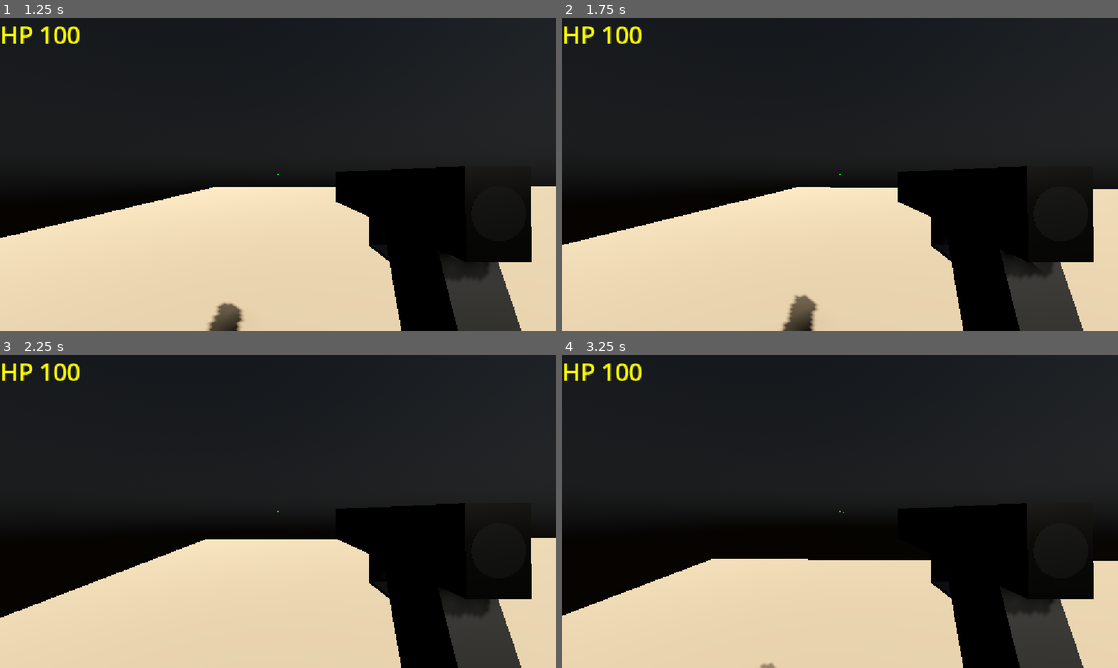
Above: before the commit, frames 1-4 (two rows, left to right).
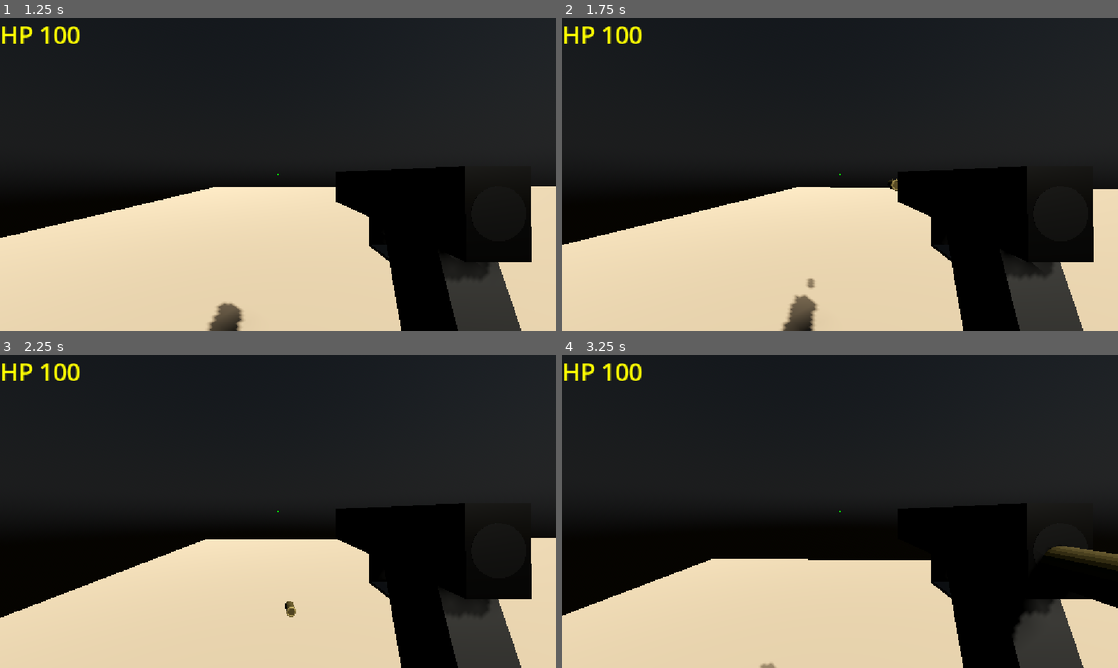
Above: after the commit, the same moments.

Repository: GazizVR/special-shot
Game: Godot game, scene res://scenes/Game.tscn
The game is run twice, just before and just after one commit, with the same random seed, the same clock (stepped at 60 frames per second) and the same inputs. This scene is started directly instead of the project's main scene.
Inputs (mouse positions are in pixels of both pictures, inside the frame that each line leads up to):
- Up to frame 1 (1.25 s): move the mouse to (305, 174) at 0.52 s; hold W (walk_forward) from 0.53 s (still down); tap Ctrl (crouch) at 0.6 s
- Up to frame 2 (1.75 s): keep holding W (walk_forward); move the mouse to (812, 174) at 1.27 s; click (812, 174) at 1.35 s
- Up to frame 3 (2.25 s): keep holding W (walk_forward); move the mouse to (289, 505) at 2.02 s; tap Ctrl (crouch) at 2.1 s
- Up to frame 4 (3.25 s): keep holding W (walk_forward); move the mouse to (834, 517) at 2.77 s; click (834, 517) at 2.85 s

Frame 1 is identical in both runs. In frame 2, less than 0.1% of the frame differs, in the area x 43-61%, y 51-87%; in frame 3, less than 0.1%; in frame 4, 1.3%, in the area x 50-100%, y 50-92%.

Commit message:
feat(palyer): проверка комманды стрелка во время колизиии пули и игрока

Diff:
--- a/scripts/bullet.gd
+++ b/scripts/bullet.gd
@@ -1,6 +1,6 @@
 extends Area3D
 
-@export var speed = 12
+@export var speed = 1
 @export var shooter: Node
 var is_launch: bool = false
 
--- a/scripts/player.gd
+++ b/scripts/player.gd
@@ -99,8 +99,11 @@
 	var peer_node_path = "/root/game/" + peer_id
 	var peer_node = get_node(peer_node_path)
 	if is_instance_valid(peer_node):
-		if peer_node.has_method("health"):
-			peer_node.health -= 20
+		if "health" in peer_node:
+			var has_team: bool = [bullet.shooter, peer_node].all(func(node): return "team" in node)
+			if has_team:
+				if peer_node.team != bullet.shooter.team:
+					peer_node.health -= 20
 
 func _notification(what: int) -> void:
 	if what == NOTIFICATION_PAUSED:
Not shown, changed: .nomedia
